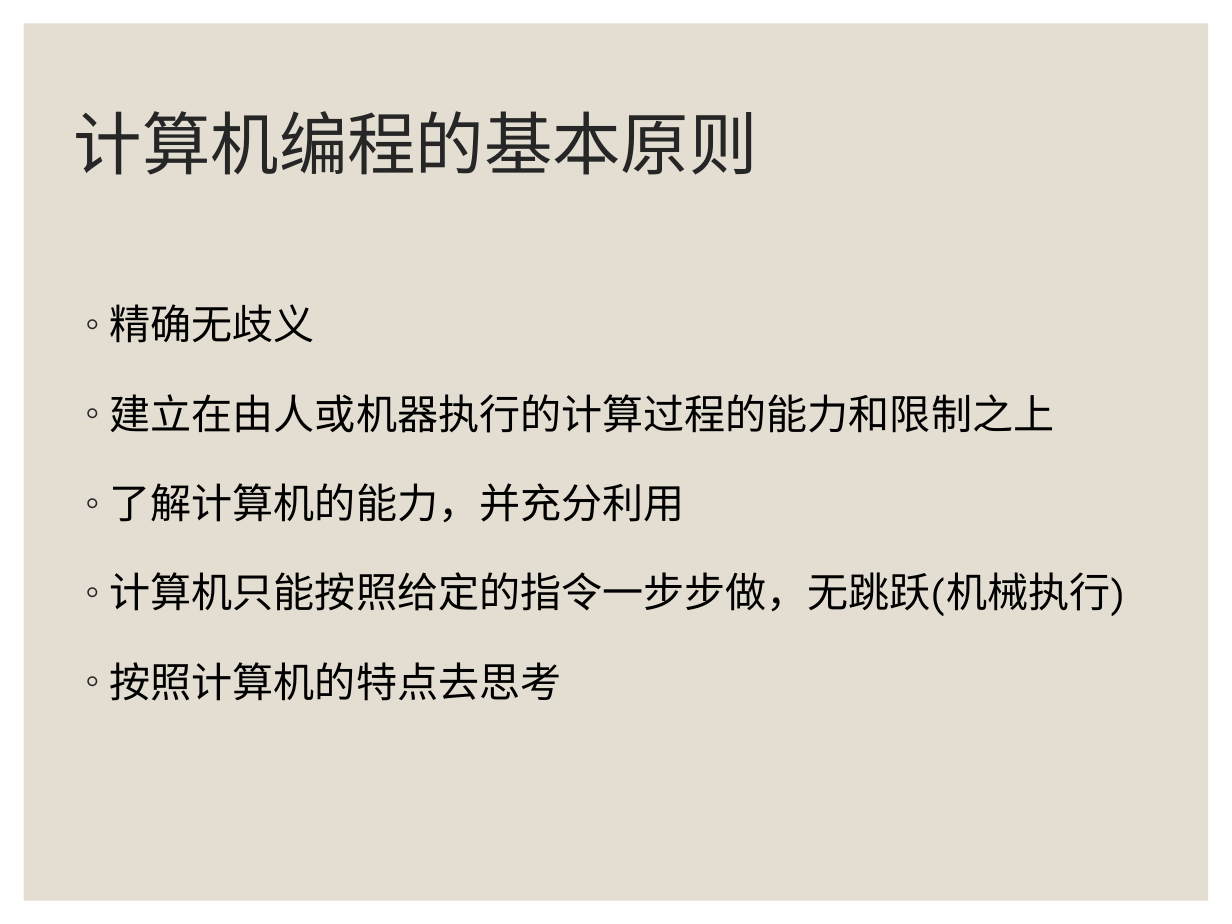
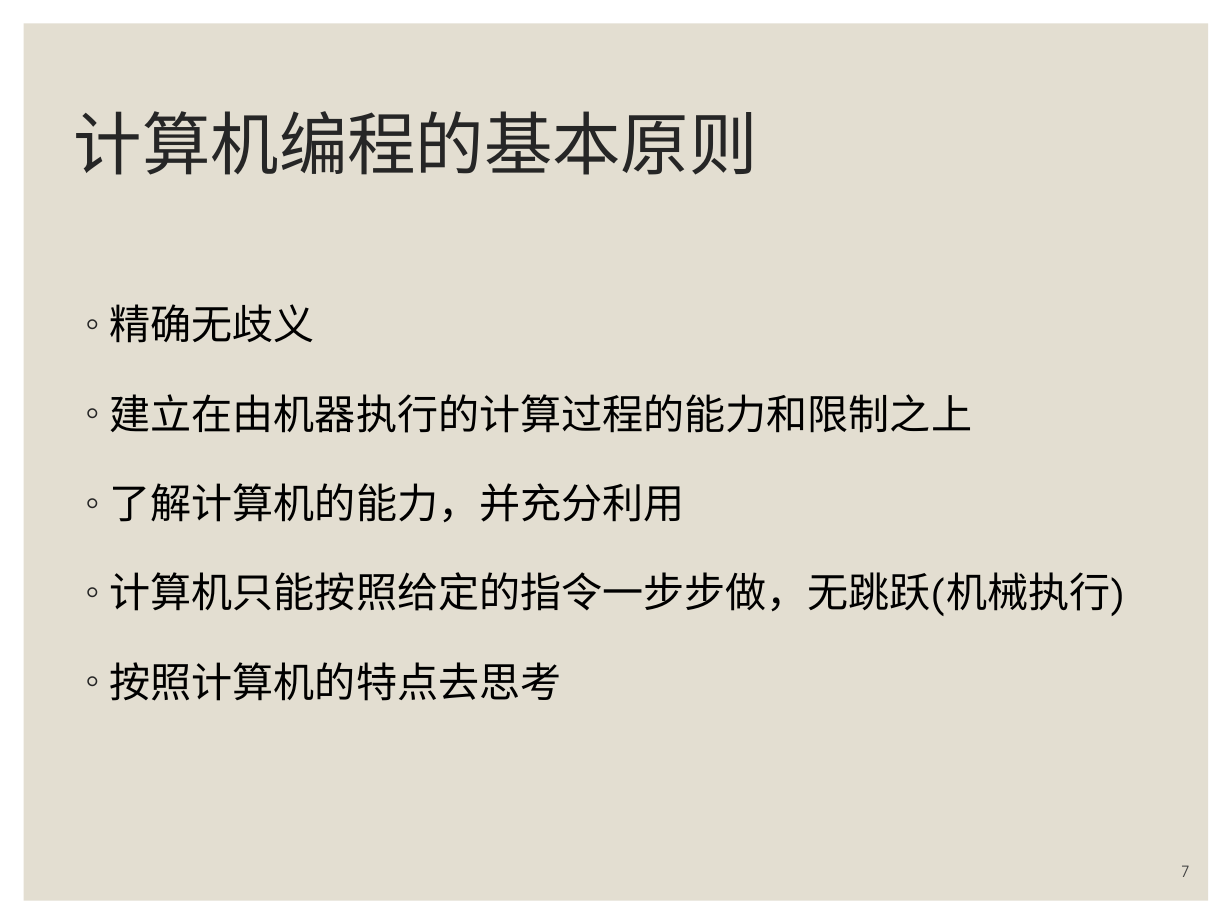
Before and after one commit to zhangjianzhang/programming_basics, a slide deck: slide 7 of files/slides/chapter_0_course_introduction.pptx (slide 6 before the commit). Drawn at 1232x924 pixels with LibreOffice and Linux fonts; fonts in the diff are those of the drawing. Boxes give left, top, right and bottom in pixels: in the first picture for what was removed or moved away, otherwise in the second. Text is boxed around its words. In the diff, an @@ line names an element or a change of style, - is before the commit and + after.

```diff
--- a/files/slides/chapter_0_course_introduction.pptx
+++ b/files/slides/chapter_0_course_introduction.pptx
@@ text at (x1=110, y1=394, x2=972, y2=433): text changed @@
-◦ 建立在由人或机器执行的计算过程的能力和限制之上
+◦ 建立在由机器执行的计算过程的能力和限制之上
@@ page number added at (x1=1181, y1=865, x2=1190, y2=877), 9 pt, text #404040 @@
+7
```
Also in this commit, not shown: 7 other slides changed, 1 slide added, 8 other files.
